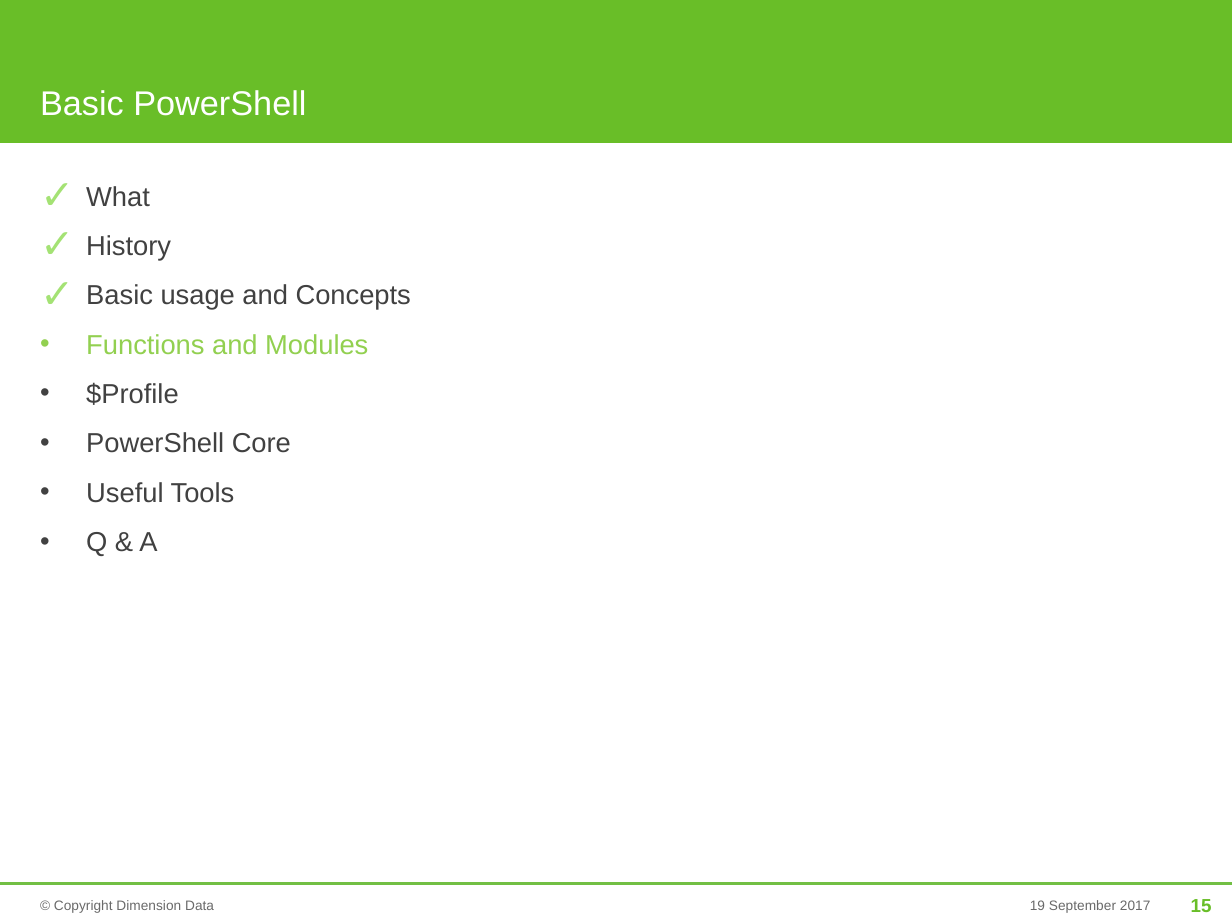
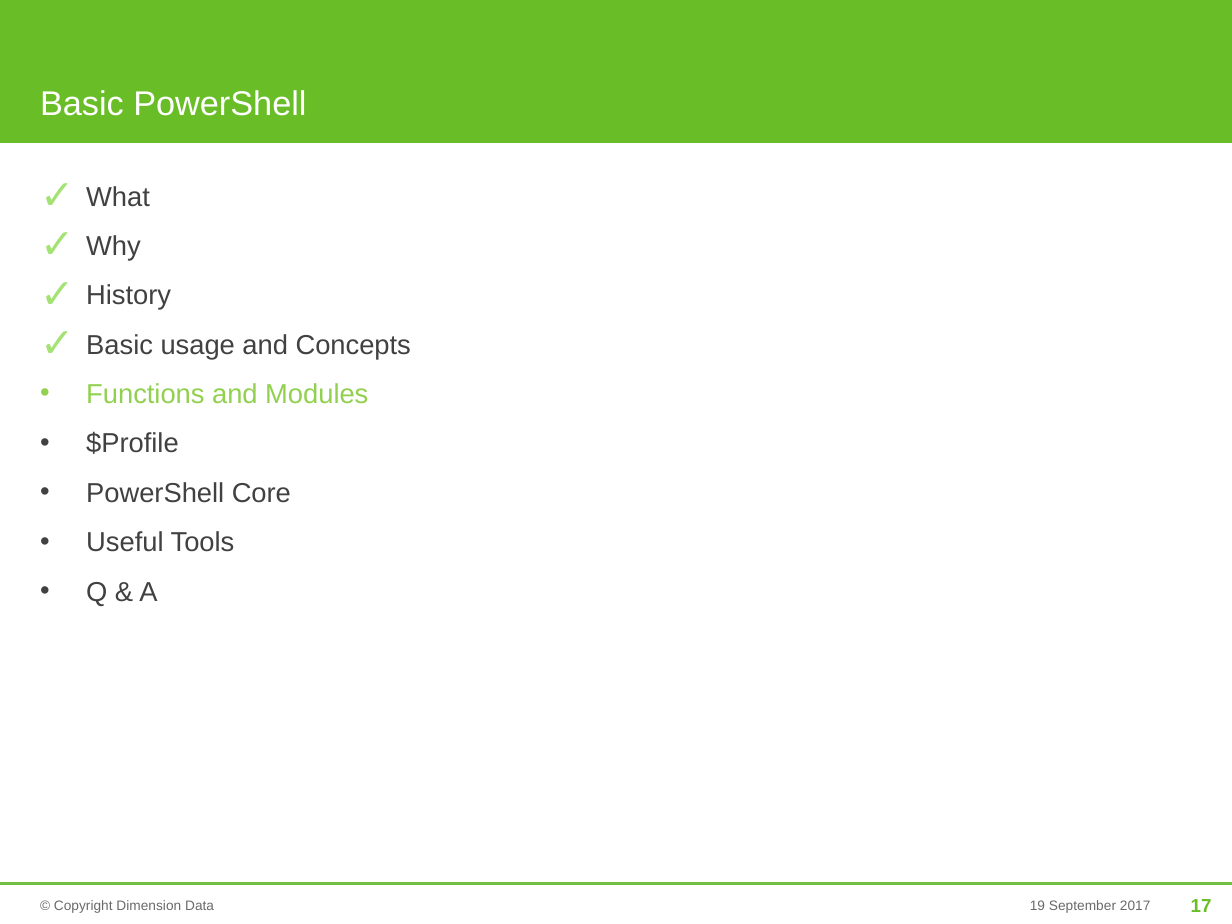
Before and after one commit to mjrio/mjr-tooling-poweshell, a slide deck: slide 17 of BasicPowerShell.pptx (slide 15 before the commit). Drawn at 1232x924 pixels with LibreOffice and Linux fonts; fonts in the diff are those of the drawing; background and template pictures are left out. Boxes give left, top, right and bottom in pixels: in the first picture for what was removed or moved away, otherwise in the second. Text is boxed around its words. In the diff, an @@ line names an element or a change of style, - is before the commit and + after.

```diff
--- a/BasicPowerShell.pptx
+++ b/BasicPowerShell.pptx
@@ text at <box>86,235,141,261</box>: paragraph added @@
+✓ Why
@@ page number at <box>1191,899,1212,912</box>: text changed @@
-15
+17
```
Also in this commit, not shown: 9 other slides changed, 2 slides added, 1 other file.
